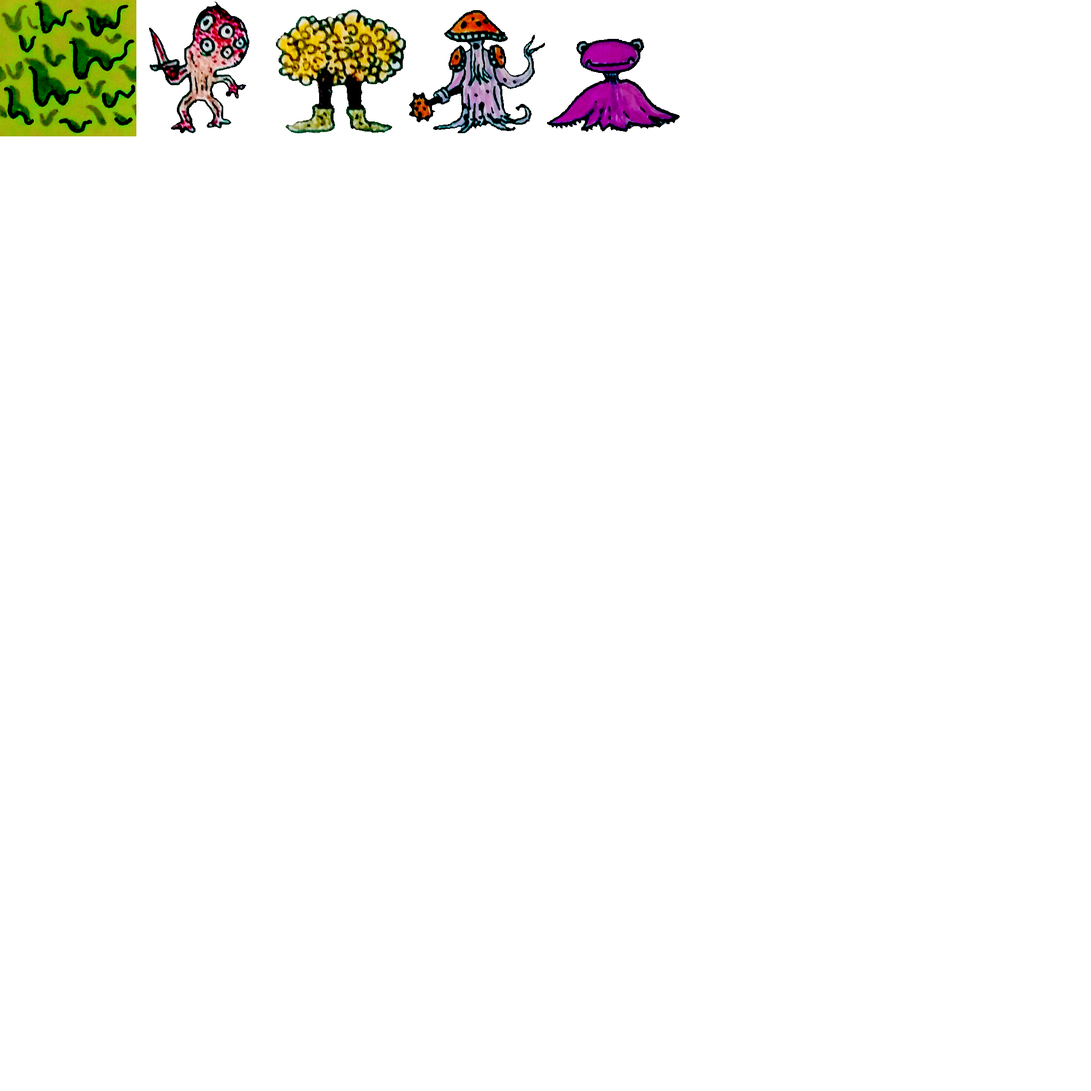
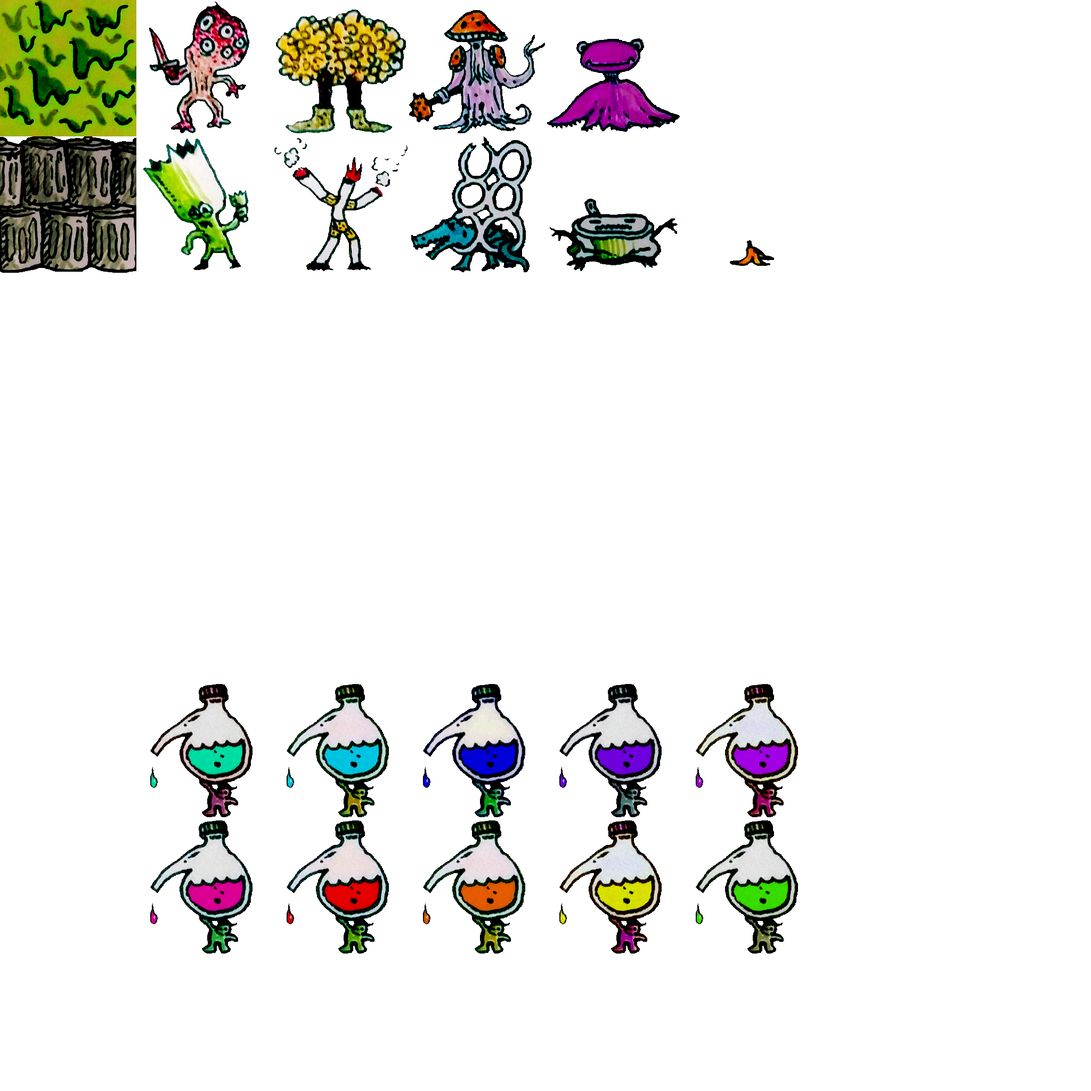
The second 1091 x 1091 image is a revision of the first. Changes to its layers:
added layer "Layer 24" above "Layer 13" over [150, 684, 799, 954]
added layer "Layer 13" above "Layer 12" over [730, 240, 775, 266]
added layer "Layer 12" above "Layer 11" over [550, 198, 678, 272]
added layer "Layer 11" above "Layer 10" over [411, 136, 532, 273]
added layer "Layer 10" above "Layer 9" over [274, 138, 408, 272]
added layer "Layer 9" above "Layer 8" over [0, 136, 137, 273]
added layer "Layer 7" above "Layer 6" over [143, 138, 249, 271]
added layer "Layer 25" above "Background" over [0, 1, 799, 954]
